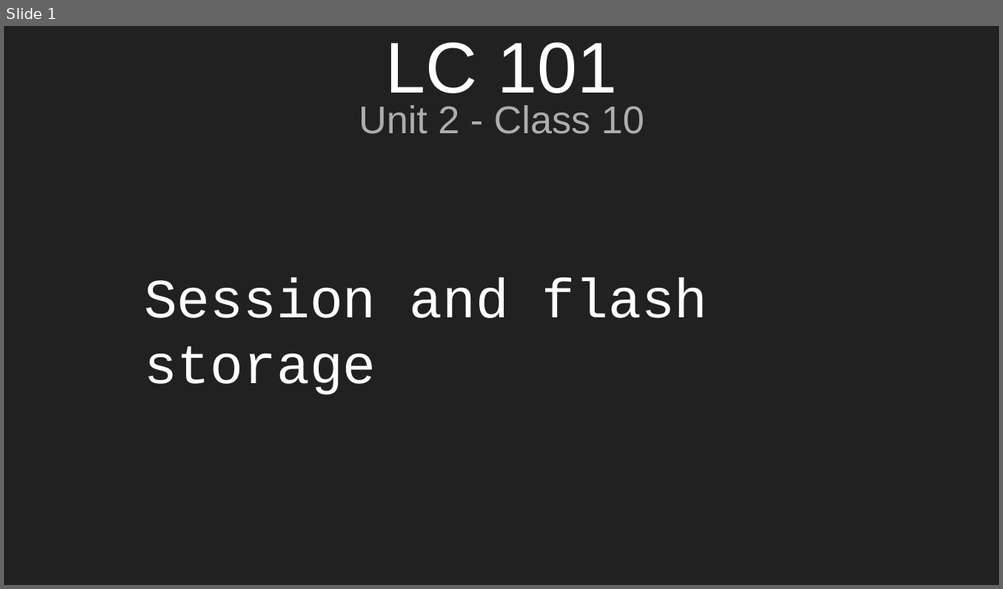
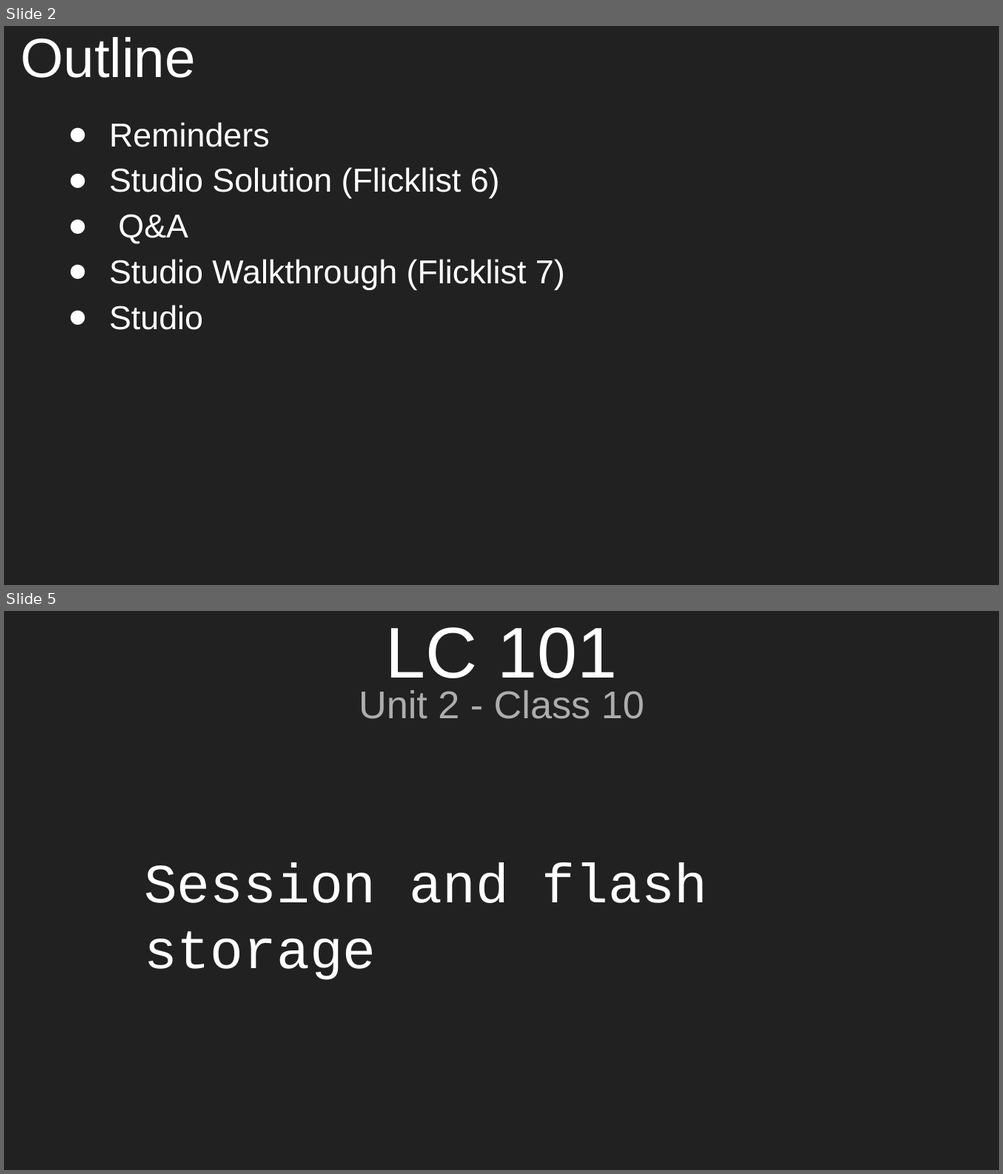
Before and after one commit to aleesham/lc101-unit2, a slide deck: slides/Unit 2 - LC 101 - Class 10.pptx. Shown one above the other, each under a label of ours: slide 1 before the commit, slides 2 and 5 after it; the slides between them are not shown. The pictures are 1003x589 and 1003x1174 pixels, drawn with LibreOffice and Linux fonts; fonts in the diff are those of the drawing. Boxes give left, top, right and bottom in pixels: in the first picture for what was removed or moved away, otherwise in the second. Text is boxed around its words. In the diff, an @@ line names an element or a change of style, - is before the commit and + after.

```diff
--- a/slides/Unit 2 - LC 101 - Class 10.pptx
+++ b/slides/Unit 2 - LC 101 - Class 10.pptx
@@ slide 2 added at (4,26,999,585), background #212121 @@
@@ title added at (21,37,196,78), 40 pt, text #FFFFFF @@
+Outline
@@ text added at (109,122,565,330), 24 pt, text #FFFFFF @@
+● Reminders
+● Studio Solution (Flicklist 6)
+● Q&A
+● Studio Walkthrough (Flicklist 7)
+● Studio
@@ what was slide 1 is now slide 5 @@
```
Also in this commit, not shown: 2 slides changed, 5 other slides added, 1 other file.
